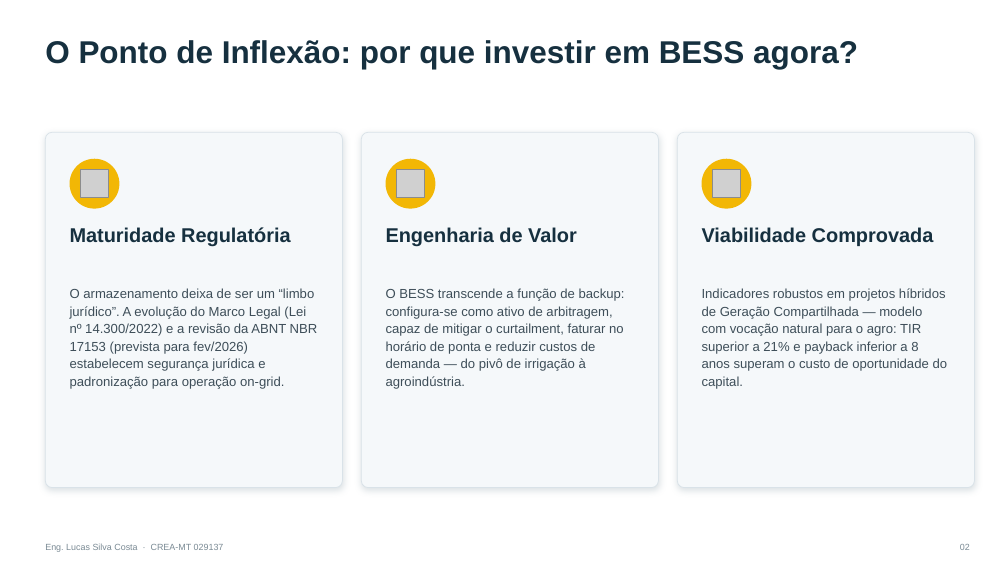
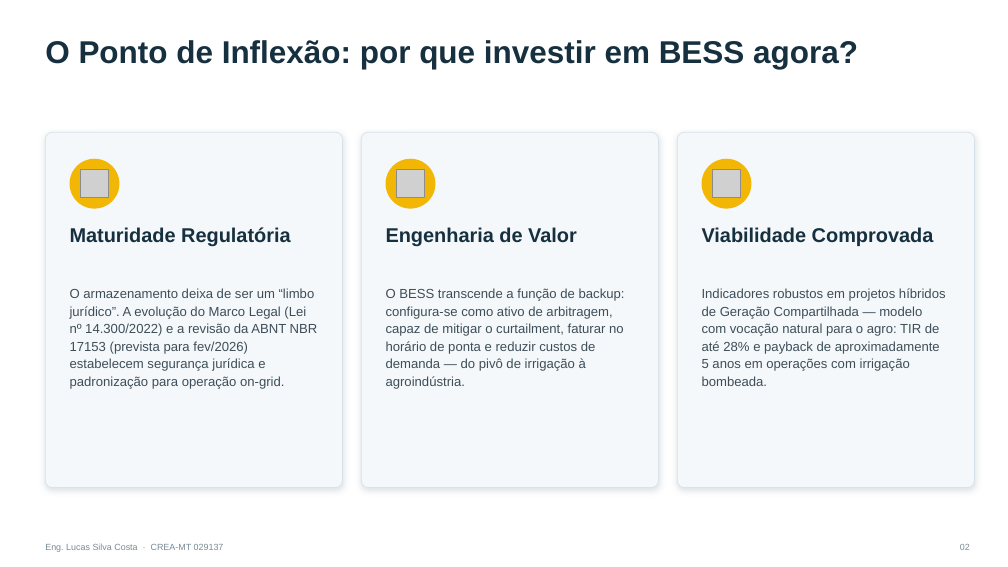
Before and after one commit to Lucas200988/sonare-crm, a slide deck: slide 2 of apresentacoes/BESS_Brasil_Lucas_Silva_Costa.pptx. Drawn at 1008x567 pixels with LibreOffice and Linux fonts; fonts in the diff are those of the drawing; grey boxes stand for pictures. Boxes give left, top, right and bottom in pixels: in the first picture for what was removed or moved away, otherwise in the second. Text is boxed around its words. In the diff, an @@ line names an element or a change of style, - is before the commit and + after.

```diff
--- a/apresentacoes/BESS_Brasil_Lucas_Silva_Costa.pptx
+++ b/apresentacoes/BESS_Brasil_Lucas_Silva_Costa.pptx
@@ text at (702, 288, 946, 386): text changed @@
-Indicadores robustos em projetos híbridos de Geração Compartilhada — modelo com vocação natural para o agro: TIR superior a 21% e payback inferior a 8 anos superam o custo de oportunidade do capital.
+Indicadores robustos em projetos híbridos de Geração Compartilhada — modelo com vocação natural para o agro: TIR de até 28% e payback de aproximadamente 5 anos em operações com irrigação bombeada.
```
Also in this commit, not shown: 5 other slides changed, 1 slide added.
